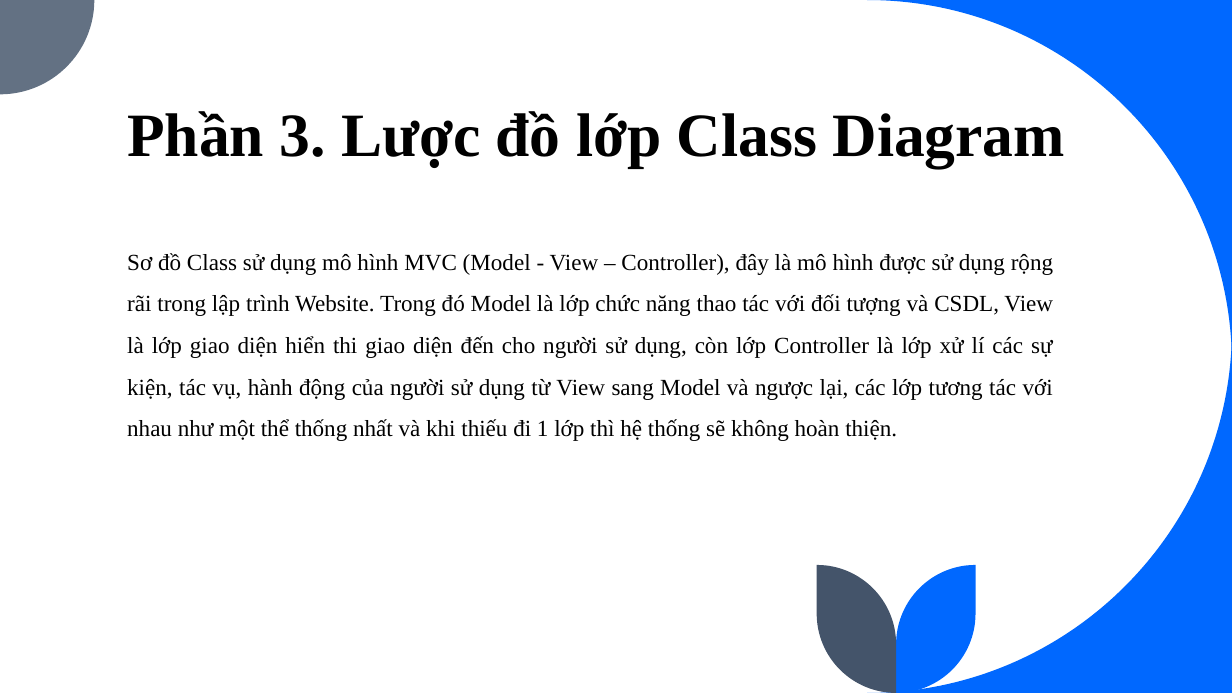
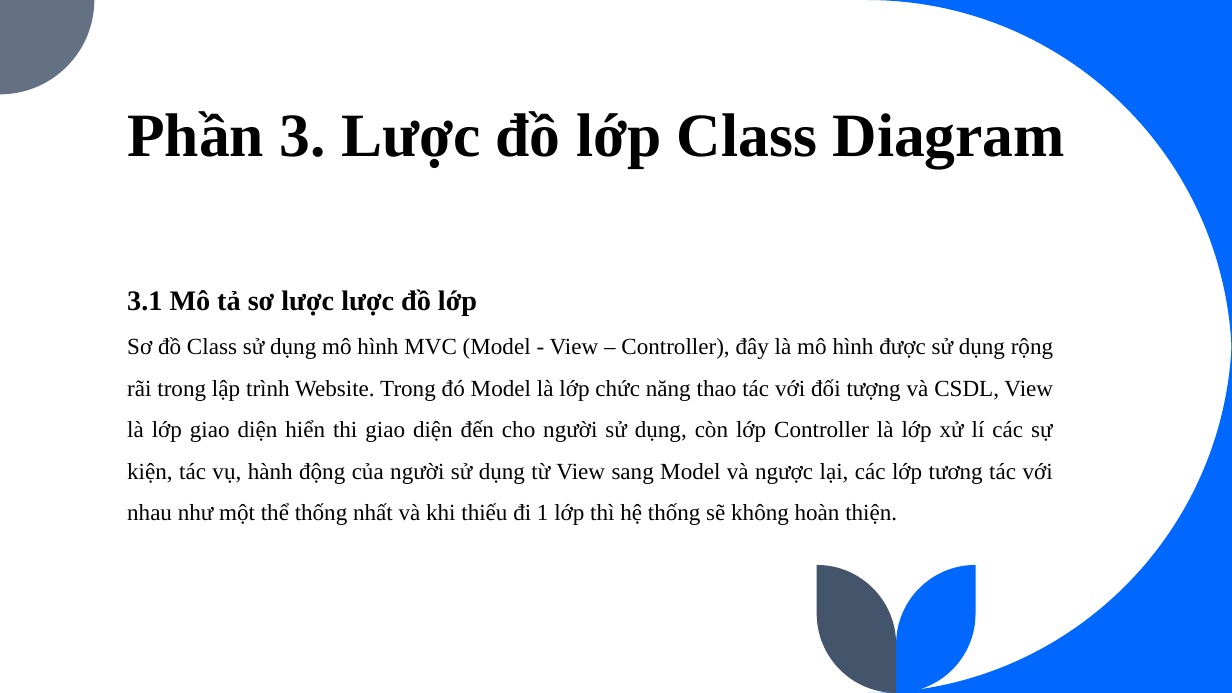
Before and after one commit to EdgarIgnite16/SGU-Course, a slide deck: slide 19 of Nam3_HK1/CNPM_SoftTech/N6_ECommerce_Fashion247.pptx (slide 16 before the commit). Drawn at 1232x693 pixels with LibreOffice and Linux fonts; fonts in the diff are those of the drawing. Boxes give left, top, right and bottom in pixels: in the first picture for what was removed or moved away, otherwise in the second. Text is boxed around its words. In the diff, an @@ line names an element or a change of style, - is before the commit and + after.

```diff
--- a/Nam3_HK1/CNPM_SoftTech/N6_ECommerce_Fashion247.pptx
+++ b/Nam3_HK1/CNPM_SoftTech/N6_ECommerce_Fashion247.pptx
@@ text added at <box>127,289,477,316</box>, 22 pt, text #000000, bold @@
+3.1 Mô tả sơ lược lược đồ lớp
@@ text "Sơ đồ Class sử dụng ...": place and size @@
-text "Sơ đồ Class sử dụng ..." at <box>127,253,1053,441</box>
+text "Sơ đồ Class sử dụng ..." at <box>127,337,1053,525</box>
```
Also in this commit, not shown: 4 slides added, 1 slide removed, 8 other files.
